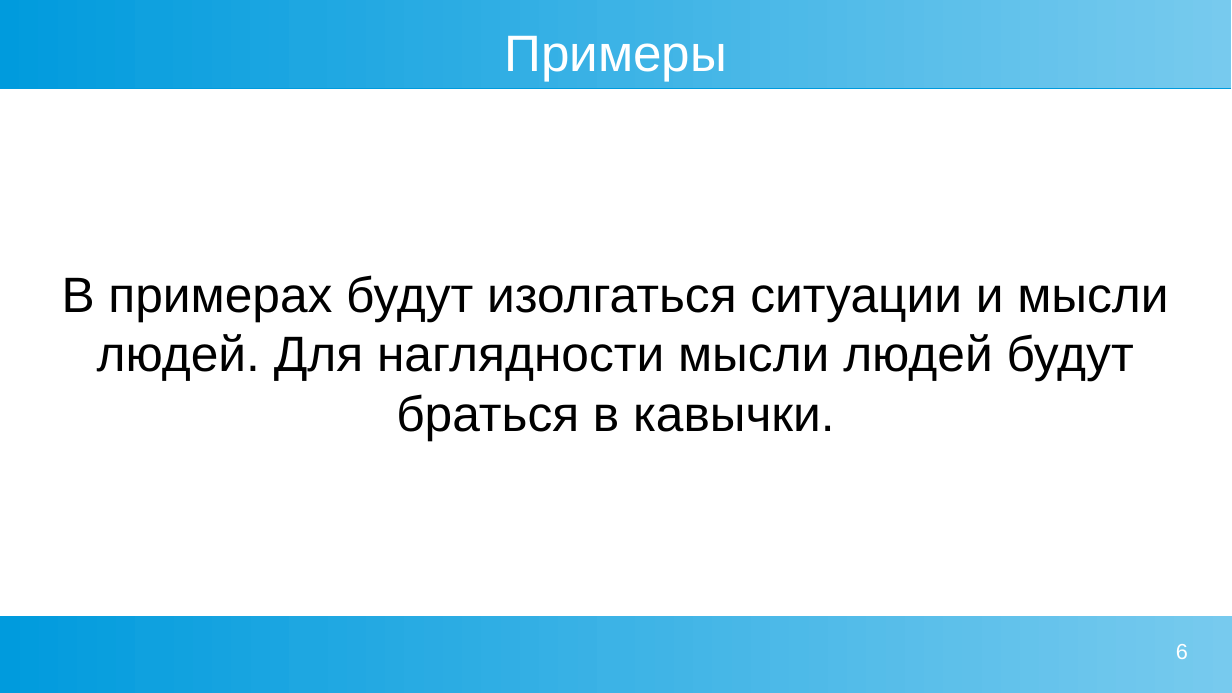
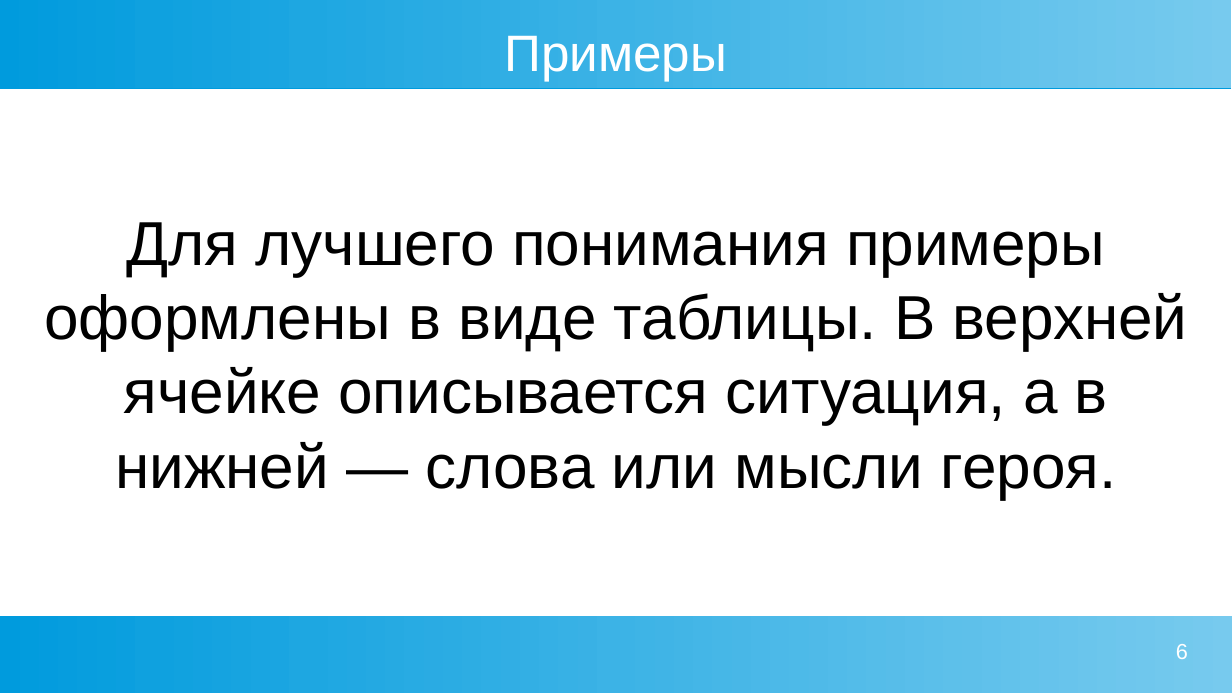
Before and after one commit to Chularev/articles, a slide deck: slide 6 of Psychology/2. гомеостаз и мотивация.odp. Drawn at 1232x693 pixels with LibreOffice and Linux fonts; fonts in the diff are those of the drawing. Boxes give left, top, right and bottom in pixels: in the first picture for what was removed or moved away, otherwise in the second. Text is boxed around its words. In the diff, an @@ line names an element or a change of style, - is before the commit and + after.

Commit message:
tmp

```diff
--- a/Psychology/2. гомеостаз и мотивация.odp
+++ b/Psychology/2. гомеостаз и мотивация.odp
@@ text at box(44, 222, 1188, 499): text changed; size 32 to 40 pt @@
-В примерах будут изолгаться ситуации и мысли людей. Для наглядности мысли людей будут браться в кавычки.
+Для лучшего понимания примеры оформлены в виде таблицы. В верхней ячейке описывается ситуация, а в нижней — слова или мысли героя.
```
